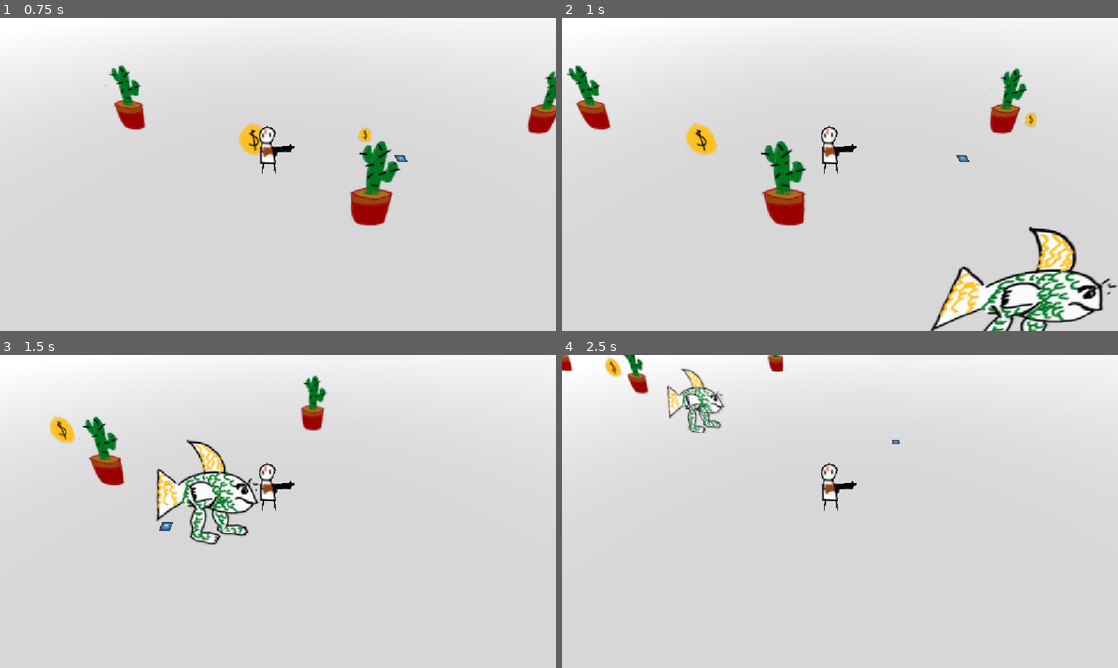
Above: before the commit, frames 1-4 (two rows, left to right).
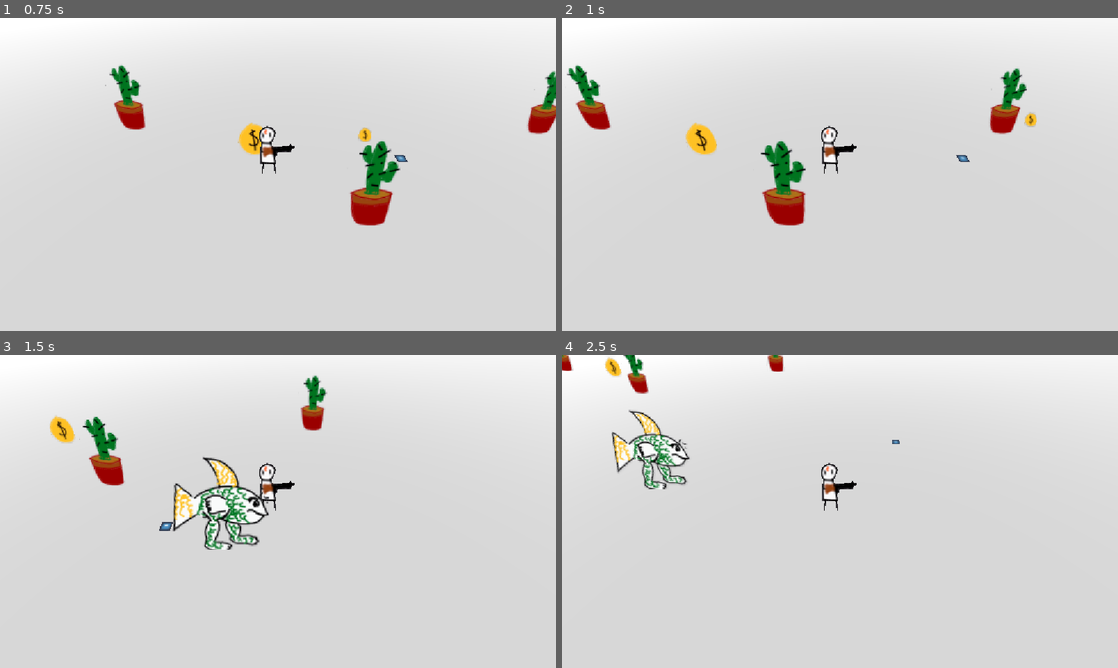
Above: after the commit, the same moments.

Repository: gmuGADIG/DEADSHOT
Game: Godot game, scene res://test_scenes/example_scene.tscn
Same seed, same stepped clock (60 frames per second), same inputs: the game is played once before the commit and once after it. This scene is started directly instead of the project's main scene. The engine's default icon, where the game draws it, is replaced by a stand-in: a white triangle on a blue panel in a dark square.
Inputs (mouse positions are in pixels of both pictures, inside the frame that each line leads up to):
- Up to frame 1 (0.75 s): tap Enter at 0.5 s; move the mouse to (400, 158) at 0.52 s; press the mouse at (400, 158) at 0.53 s; hold D (move_right) from 0.53 s (still down)
- Up to frame 2 (1 s): keep holding D (move_right)
- Up to frame 3 (1.5 s): move the mouse to (166, 527) at 1.27 s; release D (move_right) at 1.28 s; release the mouse at (166, 527) at 1.28 s; hold S (move_down) from 1.28 s (still down); tap E (interact) at 1.35 s
- Up to frame 4 (2.5 s): move the mouse to (895, 442) at 2.02 s; release S (move_down) at 2.03 s; hold D (move_right) from 2.03 s (still down); tap Space (roll) at 2.1 s

Frame 1 is identical in both runs. In frame 2, 4.8% of the frame differs, in the area x 66-100%, y 66-100%; in frame 3, 3.6%; in frame 4, 2.4%.
Error before the commit: Out of bounds get index '0' (on base: 'Array[Vector3]') (res://world/enemy/base/enemy_base.gd:148)

Commit message:
Update example_scene.tscn

Diff:
--- a/test_scenes/example_scene.tscn
+++ b/test_scenes/example_scene.tscn
@@ -64,4 +64,7 @@
 texture = ExtResource("3_p5u37")
 
 [node name="Enemy" parent="." instance=ExtResource("7_byltu")]
-transform = Transform3D(1, 0, 0, 0, 1, 0, 0, 0, 1, 10.126128, 1, 6.3707905)
+transform = Transform3D(1, 0, 0, 0, 1, 0, 0, 0, 1, 20.796852, 1, 6.3707905)
+damage = 5.0
+movement_speed = 25.0
+patrol_path = Array[Vector3]([Vector3(10.126128, 1, 6.3707905), Vector3(20.796852, 1, 6.3707905)])
